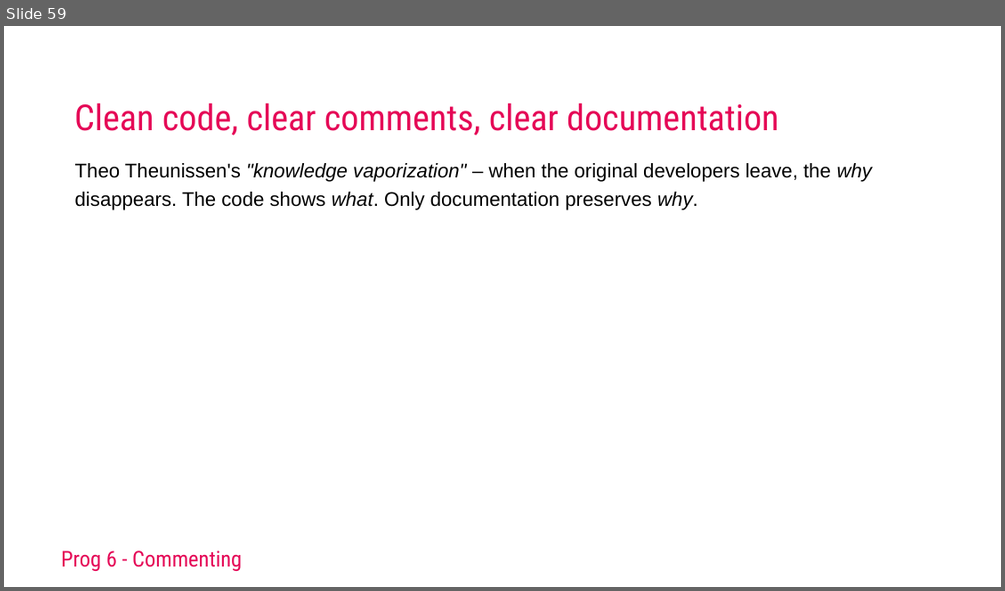
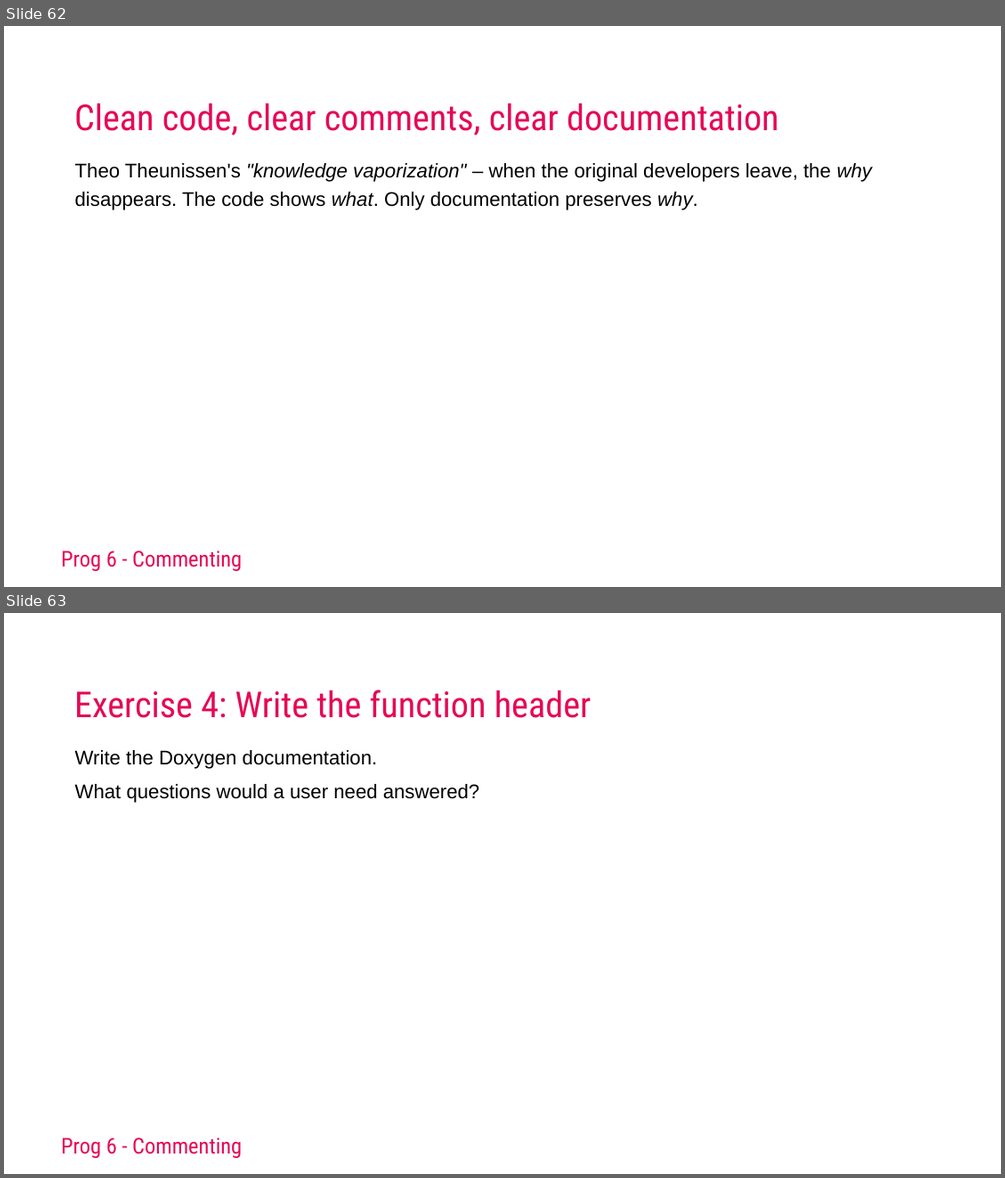
Before and after one commit to AEAEmbedded/ESE_PROG, a slide deck: Workshops/Commenting/Keynotes/Workshop Commenting 2025.pptx. Shown one above the other, each under a label of ours: slide 59 before the commit, slides 62 and 63 after it. The pictures are 1005x591 and 1005x1178 pixels, drawn with LibreOffice and Linux fonts; fonts in the diff are those of the drawing; background and template pictures are left out. Boxes give left, top, right and bottom in pixels: in the first picture for what was removed or moved away, otherwise in the second. Text is boxed around its words. In the diff, an @@ line names an element or a change of style, - is before the commit and + after.

```diff
--- a/Workshops/Commenting/Keynotes/Workshop Commenting 2025.pptx
+++ b/Workshops/Commenting/Keynotes/Workshop Commenting 2025.pptx
@@ slide 63 added at (4,613,1001,1174), background #FFFFFF; not listed: 1 template element that a slide beside it also shows @@
@@ title added at (74,690,591,718), 69 pt, text #E50856 @@
+Exercise 4: Write the function header
@@ text added at (75,750,479,803), 38 pt, text #000000 @@
+Write the Doxygen documentation.
+What questions would a user need answered?
@@ what was slide 59 is now slide 62 @@
```
Also in this commit, not shown: 16 other slides added, 10 other files.
